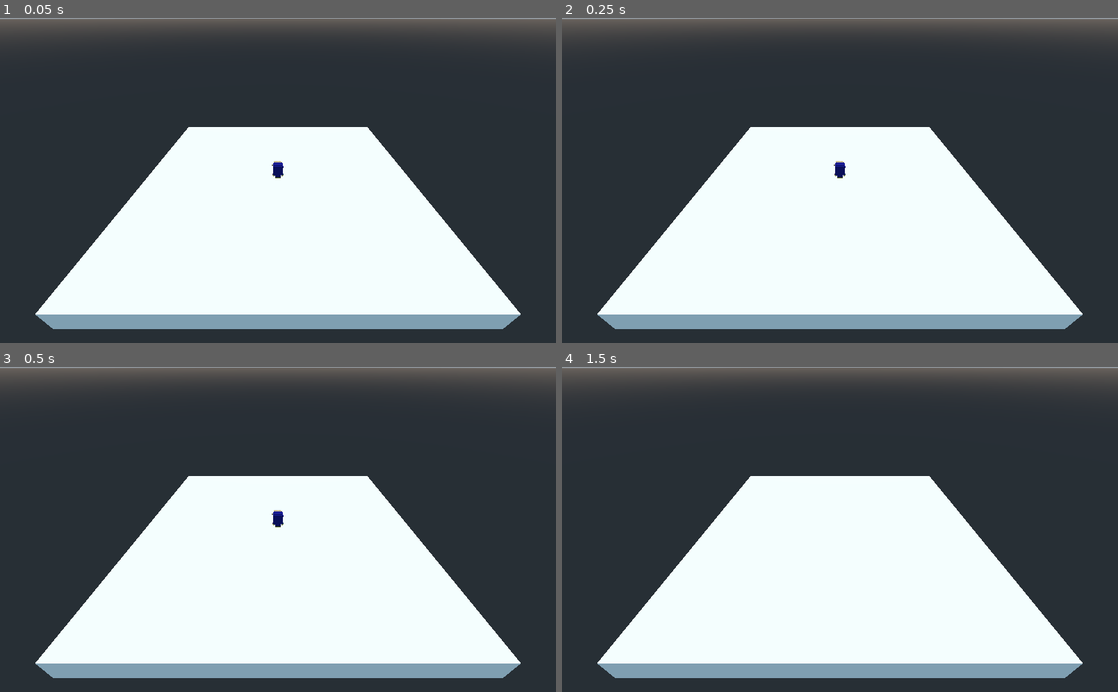
Above: before the commit, frames 1-4 (two rows, left to right).
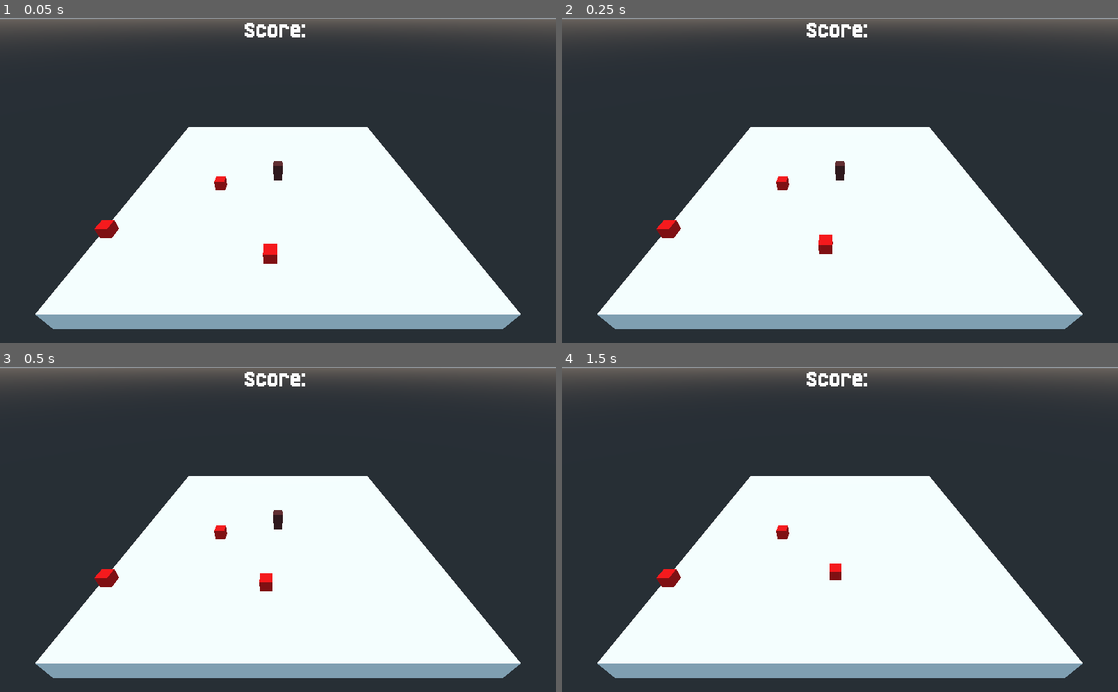
Above: after the commit, the same moments.

Repository: coffandro/Wizards
Game: Godot game, scene res://Main.tscn
Same seed, same stepped clock (60 frames per second), same inputs: the game is played once before the commit and once after it.
Inputs:
- Up to frame 1 (0.05 s): no input
- Up to frame 2 (0.25 s): no input
- Up to frame 3 (0.5 s): no input
- Up to frame 4 (1.5 s): hold Right (move_right) 0.53-1.28 s; hold Shift (sprint) 0.53-1.28 s; tap Space (attack) at 0.6 s; hold Down (move_back) from 1.28 s (still down); tap Shift (sprint) at 1.35 s

The runs differ from the first frame. In frame 1, 0.8% of the frame differs, in the area x 17-55%, y 1-76%; in frame 2, 0.8%; in frame 3, 0.8%; in frame 4, 0.6%.

Commit message:
I'm just gonna retry a demo

Diff:
--- /dev/null
+++ b/Main.gd
@@ -0,0 +1,12 @@
+extends Node
+
+export (PackedScene) var enemy_scene
+
+var EnemyNumber = 3
+
+func _ready():
+	for i in EnemyNumber:
+		randomize()
+		var enemy = enemy_scene.instance()
+		enemy.transform.origin = Vector3(rand_range(-7, 7), 1, rand_range(-7, 7))
+		add_child(enemy)
--- a/Main.tscn
+++ b/Main.tscn
@@ -1,6 +1,9 @@
-[gd_scene load_steps=7 format=2]
+[gd_scene load_steps=12 format=2]
 
 [ext_resource path="res://Player.tscn" type="PackedScene" id=1]
+[ext_resource path="res://Textures/Born2bSportyV2.ttf" type="DynamicFontData" id=2]
+[ext_resource path="res://Mobs/Enemy.tscn" type="PackedScene" id=3]
+[ext_resource path="res://Main.gd" type="Script" id=4]
 
 [sub_resource type="CubeMesh" id=1]
 size = Vector3( 15, 1, 15 )
@@ -30,9 +33,20 @@
 [sub_resource type="ShaderMaterial" id=6]
 shader = SubResource( 4 )
 
+[sub_resource type="DynamicFont" id=7]
+size = 48
+font_data = ExtResource( 2 )
+
+[sub_resource type="Theme" id=8]
+default_font = SubResource( 7 )
+
 [node name="Main" type="Node"]
+script = ExtResource( 4 )
+enemy_scene = ExtResource( 3 )
 
 [node name="StaticBody" type="StaticBody" parent="."]
+collision_layer = 4
+collision_mask = 3
 
 [node name="MeshInstance" type="MeshInstance" parent="StaticBody"]
 mesh = SubResource( 1 )
@@ -54,3 +68,16 @@
 visible = false
 mesh = SubResource( 5 )
 material/0 = SubResource( 6 )
+
+[node name="UserInterface" type="Control" parent="."]
+anchor_right = 1.0
+anchor_bottom = 1.0
+theme = SubResource( 8 )
+
+[node name="Score" type="Label" parent="UserInterface"]
+anchor_left = 0.5
+anchor_right = 0.5
+margin_left = -64.5
+margin_right = 64.5
+margin_bottom = 48.0
+text = "Score: "
--- /dev/null
+++ b/Mobs/Enemy.gd
@@ -0,0 +1,17 @@
+extends KinematicBody
+
+var run_speed = 2.5
+var velocity = Vector3.ZERO
+var player = null
+
+func _physics_process(delta):
+	velocity = Vector3.ZERO
+	if player:
+		velocity = transform.origin.direction_to(player.transform.origin) * run_speed
+	velocity = move_and_slide(velocity)
+
+func _on_DetectRadius_body_entered(body):
+	player = body
+
+func _on_DetectRadius_body_exited(body):
+	player = null
--- /dev/null
+++ b/Mobs/Enemy.tscn
@@ -0,0 +1,42 @@
+[gd_scene load_steps=6 format=2]
+
+[ext_resource path="res://Mobs/Enemy.gd" type="Script" id=1]
+
+[sub_resource type="CubeMesh" id=1]
+size = Vector3( 1, 1, 1 )
+
+[sub_resource type="SpatialMaterial" id=4]
+albedo_color = Color( 1, 0, 0, 1 )
+
+[sub_resource type="BoxShape" id=3]
+extents = Vector3( 0.5, 0.5, 0.5 )
+
+[sub_resource type="CylinderShape" id=6]
+
+[node name="Enemy" type="KinematicBody"]
+transform = Transform( 0.5, 0, 0, 0, 0.5, 0, 0, 0, 0.5, 0, 0, 0 )
+collision_layer = 2
+collision_mask = 15
+script = ExtResource( 1 )
+
+[node name="Pivot" type="Spatial" parent="."]
+
+[node name="MeshInstance" type="MeshInstance" parent="Pivot"]
+mesh = SubResource( 1 )
+skeleton = NodePath("../..")
+material/0 = SubResource( 4 )
+
+[node name="CollisionShape" type="CollisionShape" parent="."]
+shape = SubResource( 3 )
+
+[node name="DetectRadius" type="Area" parent="."]
+collision_layer = 2
+
+[node name="CollisionShape" type="CollisionShape" parent="DetectRadius"]
+transform = Transform( 10, 0, 0, 0, 0.25, 0, 0, 0, 10, 0, 0, 0 )
+shape = SubResource( 6 )
+
+[node name="MeshInstance" type="MeshInstance" parent="DetectRadius"]
+
+[connection signal="body_entered" from="DetectRadius" to="." method="_on_DetectRadius_body_entered"]
+[connection signal="body_exited" from="DetectRadius" to="." method="_on_DetectRadius_body_exited"]
--- a/Player.gd
+++ b/Player.gd
@@ -23,11 +23,13 @@
 		direction.z -= 1
 
 	if Input.is_action_pressed("sprint"):
-		SpeedBoost = 1.5
+		SpeedBoost = 2
+		$Pivot/RunningParticles.set_emitting(true)
 	else:
 		SpeedBoost = 1
+		$Pivot/RunningParticles.set_emitting(false)
 
-	if Input.is_action_just_pressed("attack") and $CooldownTimer.is_stopped():
+	if Input.is_action_just_pressed("attack") and $CooldownTimer.is_stopped() and not Input.is_action_pressed("sprint"):
 		print("attack")
 		var b = Bullet.instance()
 		owner.add_child(b)
--- a/Player.tscn
+++ b/Player.tscn
@@ -1,28 +1,60 @@
-[gd_scene load_steps=5 format=2]
+[gd_scene load_steps=9 format=2]
 
-[ext_resource path="res://Models/Wizard/wizard.gltf" type="PackedScene" id=1]
 [ext_resource path="res://Player.gd" type="Script" id=2]
 [ext_resource path="res://Weapons/Bullet.tscn" type="PackedScene" id=3]
 
+[sub_resource type="CubeMesh" id=2]
+size = Vector3( 0.5, 1, 0.5 )
+
+[sub_resource type="SpatialMaterial" id=5]
+albedo_color = Color( 0.384314, 0.117647, 0.117647, 1 )
+
+[sub_resource type="CubeMesh" id=3]
+size = Vector3( 0.5, 0.25, 0.1 )
+
+[sub_resource type="SpatialMaterial" id=4]
+albedo_color = Color( 0, 0, 0, 1 )
+
+[sub_resource type="CubeMesh" id=6]
+size = Vector3( 0.1, 0.1, 0.5 )
+
 [sub_resource type="BoxShape" id=1]
-extents = Vector3( 0.275, 0.475, 0.23 )
+extents = Vector3( 0.25, 0.45, 0.25 )
 
 [node name="Player" type="KinematicBody"]
+collision_mask = 6
 script = ExtResource( 2 )
 Bullet = ExtResource( 3 )
 
 [node name="Pivot" type="Spatial" parent="."]
 
-[node name="wizard" parent="Pivot" instance=ExtResource( 1 )]
-transform = Transform( 1, 0, 0, 0, 1, 0, 0, 0, 1, -0.03, 0, 0 )
+[node name="MeshInstance" type="MeshInstance" parent="Pivot"]
+transform = Transform( 1, 0, 0, 0, 1, 0, 0, 0, 1, 0, 0.5, 0.025 )
+mesh = SubResource( 2 )
+material/0 = SubResource( 5 )
+
+[node name="Eyes" type="MeshInstance" parent="Pivot"]
+transform = Transform( 1, 0, 0, 0, 1, 0, 0, 0, 1, 0, 0.8, -0.275 )
+mesh = SubResource( 3 )
+material/0 = SubResource( 4 )
 
 [node name="Shoot" type="Position3D" parent="Pivot"]
 transform = Transform( 1, 0, 0, 0, 1, 0, 0, 0, 1, 0, 0.5, -0.85 )
 
+[node name="RunningParticles" type="CPUParticles" parent="Pivot"]
+transform = Transform( 1, 0, 0, 0, 1, 0, 0, 0, 1, 0, 0.5, 0.85 )
+emitting = false
+amount = 4
+lifetime = 0.1
+mesh = SubResource( 6 )
+emission_shape = 2
+emission_box_extents = Vector3( 0.1, 0.5, 0.5 )
+gravity = Vector3( 0, 0, 50 )
+
 [node name="CollisionShape" type="CollisionShape" parent="."]
-transform = Transform( 1, 0, 0, 0, 1, 0, 0, 0, 1, 0, 0.48, 0.045 )
+transform = Transform( 1, 0, 0, 0, 1, 0, 0, 0, 1, 0, 0.5, 0.025 )
 shape = SubResource( 1 )
 
 [node name="CooldownTimer" type="Timer" parent="."]
-wait_time = 0.15
+wait_time = 0.2
 one_shot = true
--- a/Weapons/Bullet.gd
+++ b/Weapons/Bullet.gd
@@ -1,4 +1,6 @@
 extends Area
+
+signal exploded
 
 export var muzzle_velocity = 25
 export var g = Vector3.DOWN * 20
@@ -12,4 +14,5 @@
 
 
 func _on_Bullet_body_entered(_body):
-	print("exploded")
+	emit_signal("exploded", transform.origin)
+	queue_free()
--- a/Weapons/Bullet.tscn
+++ b/Weapons/Bullet.tscn
@@ -1,18 +1,24 @@
-[gd_scene load_steps=4 format=2]
+[gd_scene load_steps=5 format=2]
 
 [ext_resource path="res://Weapons/Bullet.gd" type="Script" id=1]
 
 [sub_resource type="CubeMesh" id=1]
 size = Vector3( 0.5, 0.5, 0.5 )
 
+[sub_resource type="SpatialMaterial" id=3]
+albedo_color = Color( 0, 1, 1, 1 )
+
 [sub_resource type="BoxShape" id=2]
 extents = Vector3( 0.25, 0.25, 0.25 )
 
 [node name="Bullet" type="Area"]
+collision_layer = 8
+collision_mask = 3
 script = ExtResource( 1 )
 
 [node name="MeshInstance" type="MeshInstance" parent="."]
 mesh = SubResource( 1 )
+material/0 = SubResource( 3 )
 
 [node name="CollisionShape" type="CollisionShape" parent="."]
 shape = SubResource( 2 )
--- /dev/null
+++ b/Weapons/Sword.tscn
@@ -0,0 +1,19 @@
+[gd_scene load_steps=3 format=2]
+
+[sub_resource type="CubeMesh" id=1]
+size = Vector3( 0.1, 1, 0.1 )
+
+[sub_resource type="BoxShape" id=2]
+extents = Vector3( 0.05, 0.5, 0.05 )
+
+[node name="Area" type="Area"]
+
+[node name="MeshInstance" type="MeshInstance" parent="."]
+transform = Transform( 1, 0, 0, 0, 1, 0, 0, 0, 1, 0, 0.5, 0 )
+mesh = SubResource( 1 )
+
+[node name="Position3D" type="Position3D" parent="."]
+
+[node name="CollisionShape" type="CollisionShape" parent="."]
+transform = Transform( 1, 0, 0, 0, 1, 0, 0, 0, 1, 0, 0.5, 0 )
+shape = SubResource( 2 )
--- a/project.godot
+++ b/project.godot
@@ -13,6 +13,11 @@
 config/name="Wizards"
 run/main_scene="res://Main.tscn"
 config/icon="res://icon.png"
+
+[display]
+
+window/size/fullscreen=true
+window/dpi/allow_hidpi=true
 
 [gui]
 
@@ -58,8 +63,17 @@
 "deadzone": 0.5,
 "events": [ Object(InputEventJoypadButton,"resource_local_to_scene":false,"resource_name":"","device":-1,"button_index":2,"pressure":0.0,"pressed":false,"script":null)
 , Object(InputEventKey,"resource_local_to_scene":false,"resource_name":"","device":0,"alt":false,"shift":false,"control":false,"meta":false,"command":false,"pressed":false,"scancode":32,"physical_scancode":0,"unicode":0,"echo":false,"script":null)
+, Object(InputEventJoypadButton,"resource_local_to_scene":false,"resource_name":"","device":-1,"button_index":7,"pressure":0.0,"pressed":false,"script":null)
  ]
 }
+
+[layer_names]
+
+3d_physics/layer_1="Player"
+3d_physics/layer_2="Enemies"
+3d_physics/layer_3="World"
+3d_physics/layer_4="AllyBullets"
+3d_physics/layer_5="EnemyBullets"
 
 [physics]
 
Binary file added: Textures/Ammo.aseprite
Binary file added: Textures/Born2bSportyV2.ttf
